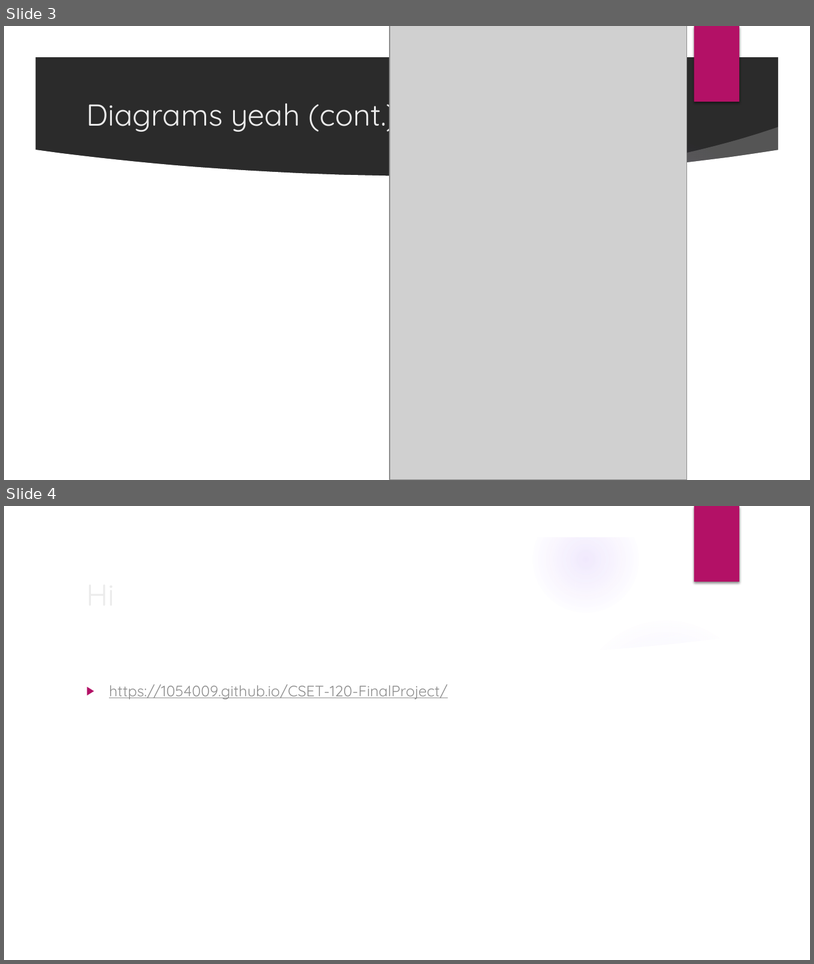
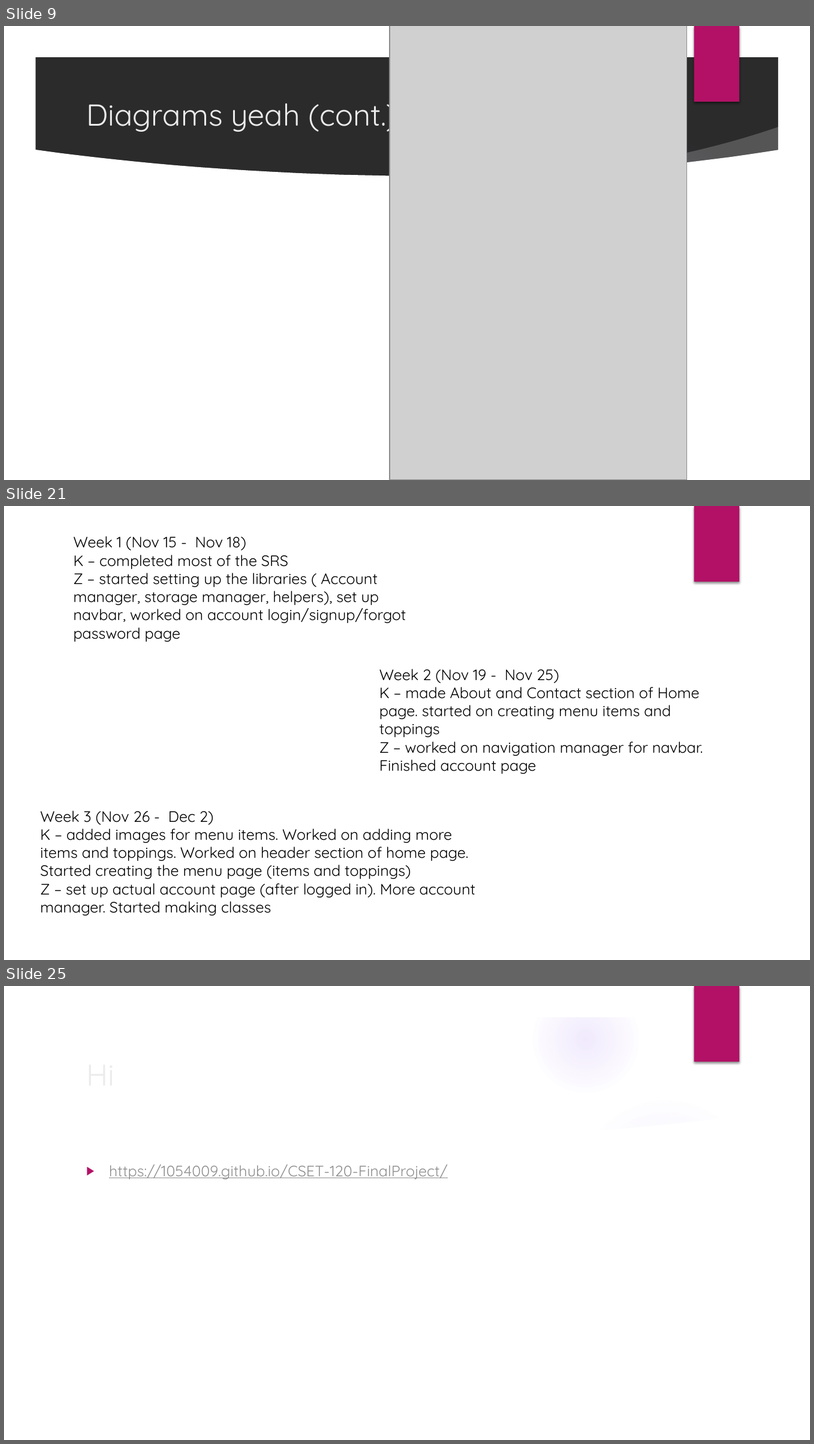
Before and after one commit to old-account-dont-use/CSET-120-FinalProject, a slide deck: docs/Presentation.pptx. Shown one above the other, each under a label of ours: slides 3 and 4 before the commit, slides 9, 21 and 25 after it; the slides between them are not shown. The pictures are 814x964 and 814x1444 pixels, drawn with LibreOffice and Linux fonts; fonts in the diff are those of the drawing; grey boxes stand for pictures; background and template pictures are left out; a plain dark background stands for a picture behind light text. Boxes give left, top, right and bottom in pixels: in the first picture for what was removed or moved away, otherwise in the second. Text is boxed around its words. In the diff, an @@ line names an element or a change of style, - is before the commit and + after.

Commit message:
Updates on payment page, receipt, manager menu, pptx
Payment page
- finished functionality and redirecting to receipt page

Receipt page
- finished

Manager menu
- set up display for items, price, and availability

PPTX
- added descriptions

```diff
--- a/docs/Presentation.pptx
+++ b/docs/Presentation.pptx
@@ slide 21 added at [4,506,810,960], background #FFFFFF; not listed: 1 template element that a slide beside it also shows @@
@@ text added at [74,536,406,642], 18 pt, text #000000 @@
+Week 1 (Nov 15 - Nov 18)
+K – completed most of the SRS
+Z – started setting up the libraries ( Account manager, storage manager, helpers), set up navbar, worked on account login/signup/forgot password page
@@ text added at [380,669,704,774], 18 pt, text #000000 @@
+Week 2 (Nov 19 - Nov 25)
+K – made About and Contact section of Home page. started on creating menu items and toppings
+Z – worked on navigation manager for navbar. Finished account page
@@ text added at [40,810,476,915], 18 pt, text #000000 @@
+Week 3 (Nov 26 - Dec 2)
+K – added images for menu items. Worked on adding more items and toppings. Worked on header section of home page. Started creating the menu page (items and toppings)
+Z – set up actual account page (after logged in). More account manager. Started making classes
@@ what was slide 3 is now slide 9 @@
@@ what was slide 4 is now slide 25 @@
```
Also in this commit, not shown: 1 slide changed, 20 other slides added, 5 other files.
